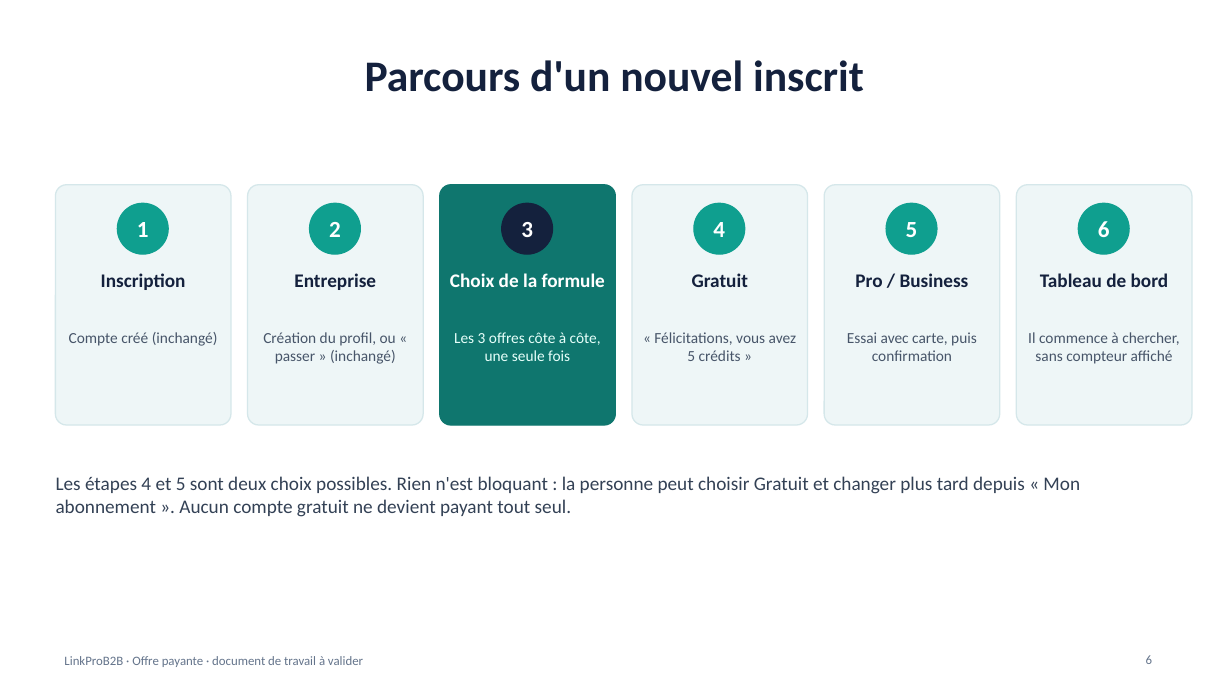
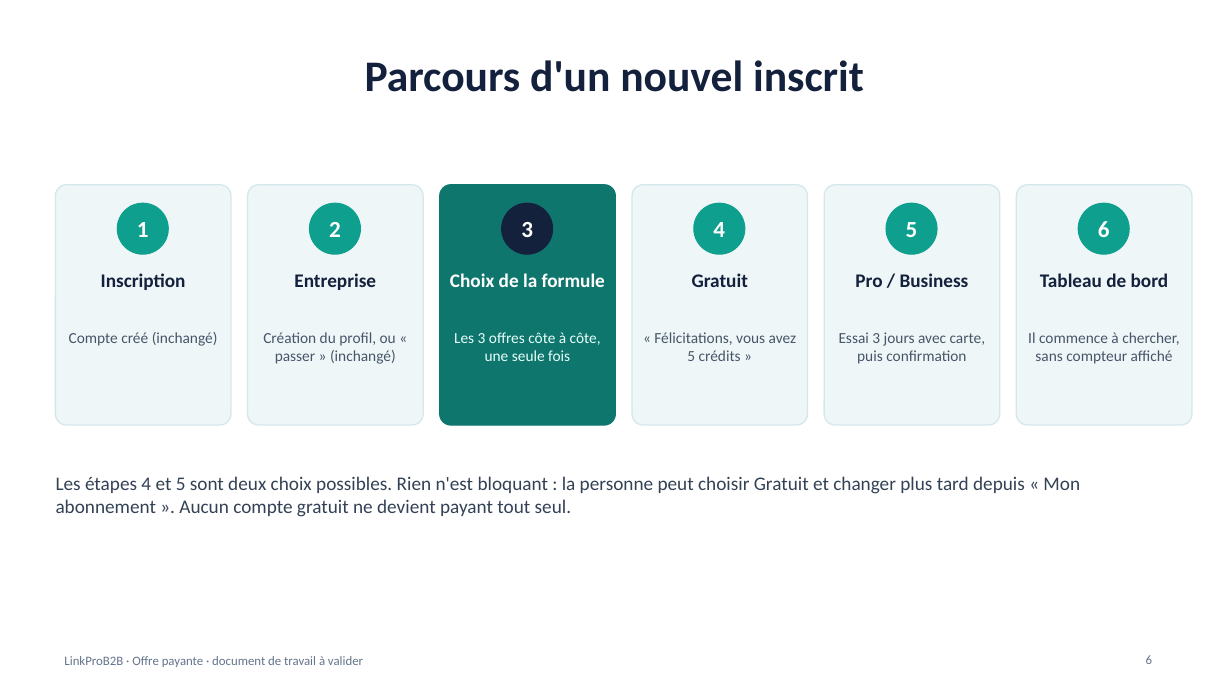
Before and after one commit to NAGAGNON/agora-b2b-plateform, a slide deck: slide 6 of docs/offre-payante-lancement.pptx. Drawn at 1232x693 pixels with LibreOffice and Linux fonts; fonts in the diff are those of the drawing. Boxes give left, top, right and bottom in pixels: in the first picture for what was removed or moved away, otherwise in the second. Text is boxed around its words. In the diff, an @@ line names an element or a change of style, - is before the commit and + after.

```diff
--- a/docs/offre-payante-lancement.pptx
+++ b/docs/offre-payante-lancement.pptx
@@ text at (x1=839, y1=332, x2=986, y2=364): text changed @@
-Essai avec carte, puis confirmation
+Essai 3 jours avec carte, puis confirmation
```
Also in this commit, not shown: 6 other slides changed, 2 slides added, 1 slide removed, 5 other files.
